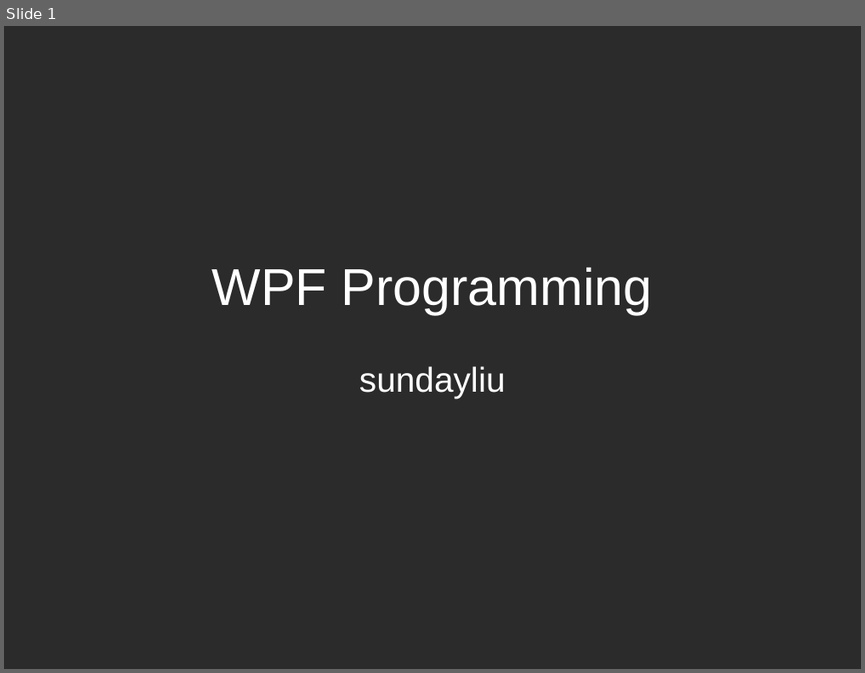
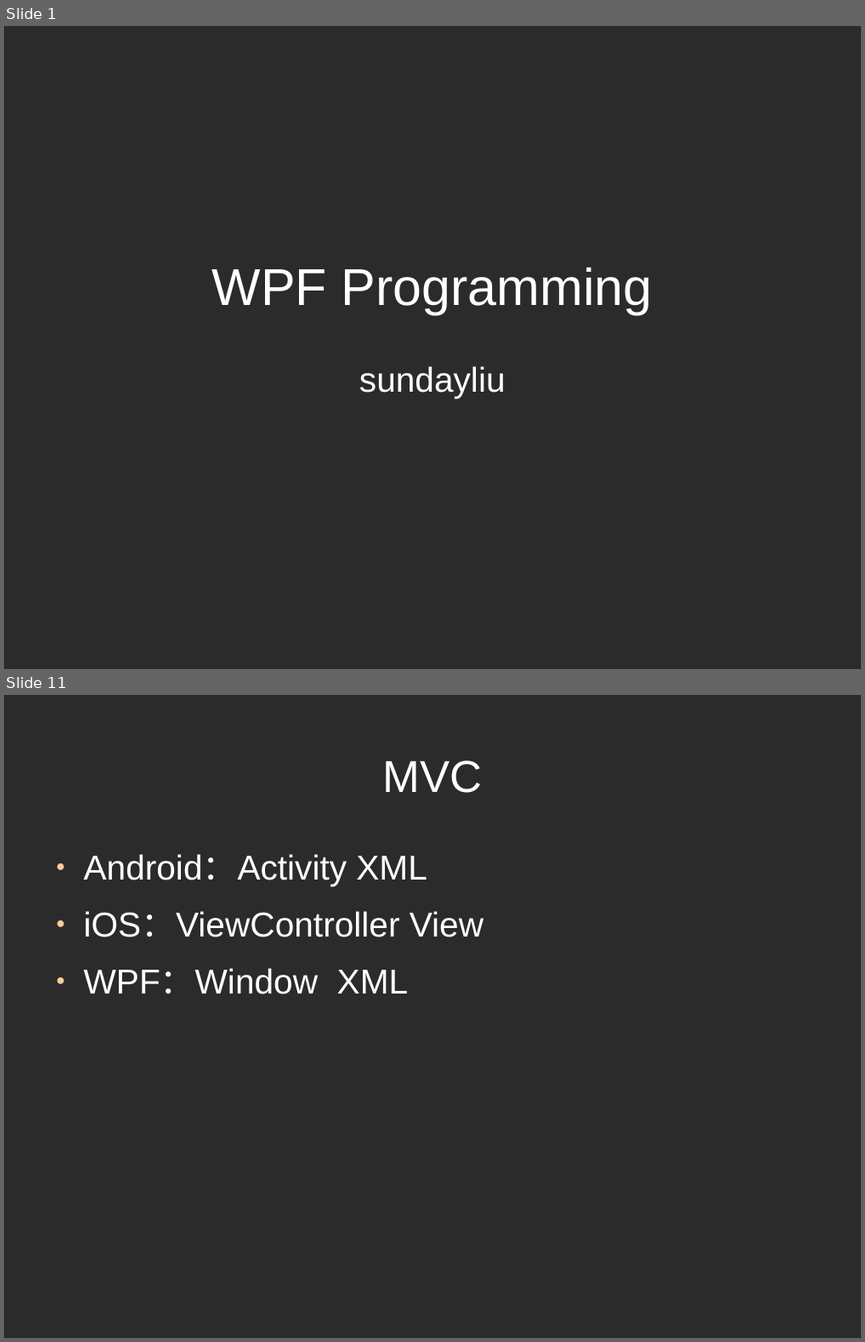
Before and after one commit to martinkro/doc-2017, a slide deck: share/WPF Programming.odp. Shown one above the other, each under a label of ours: slide 1 before the commit, slides 1 and 11 after it; the slides between them are not shown. The pictures are 865x673 and 865x1342 pixels, drawn with LibreOffice and Linux fonts; fonts in the diff are those of the drawing; background and template pictures are left out; a plain dark background stands for a picture behind light text. Boxes give left, top, right and bottom in pixels: in the first picture for what was removed or moved away, otherwise in the second. Text is boxed around its words. In the diff, an @@ line names an element or a change of style, - is before the commit and + after.

```diff
--- a/share/WPF Programming.odp
+++ b/share/WPF Programming.odp
@@ slide 11 added at (4,695,861,1338), background picture (left out) @@
@@ title added at (383,760,483,793), 41.4 pt, text #FFFFFF @@
+MVC
@@ text added at (84,854,483,994), 32 pt, text #FFFFFF @@
+● Android：Activity XML
+● iOS：ViewController View
+● WPF：Window XML
```
Also in this commit, not shown: 8 other slides added.
